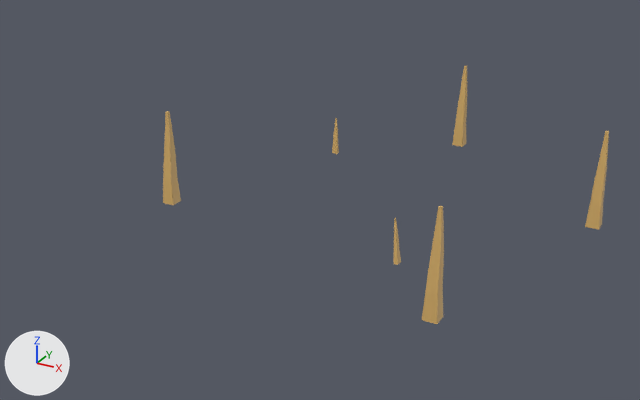
Before and after pictures for a commit that changed the OBJ model Beadandó/assets/models/trees.obj.
Camera for both pictures: a 50 mm lens placed at (30.5, -70.0, 33.4), pointed at (-4.9, -5.7, 1.2). Lighting does not change. The marker at lower left points along +X, +Y and +Z. Where no turn or scale is listed for an object, it has been applied to the vertices.
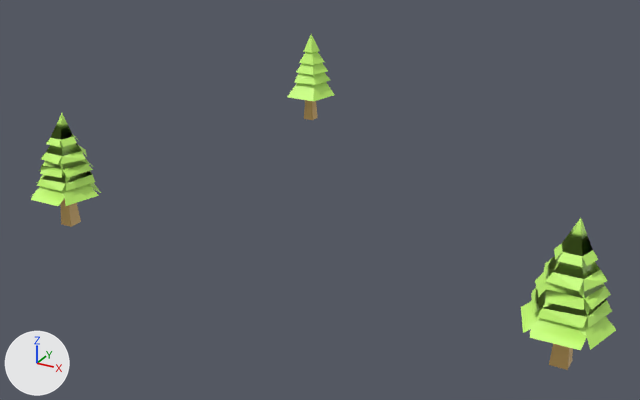
Edits to the bpy script that builds the scene:
```text
Add mat_material_161:
    mat_material_161 = principled_material('Material.161')
    mat_material_161.base_color = (0.568, 1.0, 0.165)  # green #c7ff71
Add mat_material_160:
    mat_material_160 = principled_material('Material.160')
    mat_material_160.base_color = (0.568, 1.0, 0.165)  # green #c7ff71
Add mat_material_159:
    mat_material_159 = principled_material('Material.159')
    mat_material_159.base_color = (0.568, 1.0, 0.165)  # green #c7ff71
Change me_cube_001:
    where me_cube_001.from_pydata(...)  # 24 vertices, 44 faces; spans x -0.83..0.37, y 16.88..18.08, z 0.0..8.71
    used by ob_cube_001; location = (0.0, 0.0, 0.0)
    me_cube_001 part 1: the whole mesh is moved by (-18.64, 0.0, 0.0)
Change me_cube_005:
    where me_cube_005.from_pydata(...)  # 24 vertices, 44 faces; spans x 16.91..18.11, y 2.87..4.07, z 0.0..8.71
    used by ob_cube_005; location = (0.0, 0.0, 0.0)
    me_cube_005 part 2: the whole mesh is moved by (-40.62, -21.69, 0.0)
Change me_cube_010:
    where me_cube_010.from_pydata(...)  # 24 vertices, 44 faces; spans x 10.43..11.63, y -18.45..-17.25, z 0.0..8.71
    used by ob_cube_010; location = (0.0, 0.0, 0.0)
    me_cube_010 part 3: the whole mesh is moved by (9.81, -2.51, 0.9)
Add me_cone_004:
    me_cone_004.from_pydata(...)  # 96 vertices, 138 faces; spans x -26.11..-20.06, y -21.08..-15.26, z 3.04..10.1
    me_cone_004.materials.append(mat_material_161)  # green #c7ff71
Add me_cone_002:
    me_cone_002.from_pydata(...)  # 96 vertices, 138 faces; spans x 17.8..23.85, y -23.23..-17.41, z 3.94..11.0
    me_cone_002.materials.append(mat_material_160)  # green #c7ff71
Add me_cone:
    me_cone.from_pydata(...)  # 46 vertices, 88 faces; spans x -21.7..-16.1, y 14.88..20.26, z 3.02..10.1
    me_cone.materials.append(mat_material_159)  # green #c7ff71
Remove ob_cube_004:
    ob_cube_004 = bpy.data.objects.new('Cube.004', me_cube_004)
    ob_cube_004.location = (0.0, 0.0, 0.0)
Remove ob_cube_009:
    ob_cube_009 = bpy.data.objects.new('Cube.009', me_cube_009)
    ob_cube_009.location = (0.0, 0.0, 0.0)
Remove ob_cube_011:
    ob_cube_011 = bpy.data.objects.new('Cube.011', me_cube_011)
    ob_cube_011.location = (0.0, 0.0, 0.0)
Add ob_cone_004:
    ob_cone_004 = bpy.data.objects.new('Cone.004', me_cone_004)
    ob_cone_004.location = (0.0, 0.0, 0.0)
Add ob_cone_002:
    ob_cone_002 = bpy.data.objects.new('Cone.002', me_cone_002)
    ob_cone_002.location = (0.0, 0.0, 0.0)
Add ob_cone:
    ob_cone = bpy.data.objects.new('Cone', me_cone)
    ob_cone.location = (0.0, 0.0, 0.0)
```

Boxes (x1, y1, x2, y2) around the edits, measured in the pictures (640 x 400 px):
'Cone.002', added (green): after (521, 218, 616, 351)
'Cone.004', added (green): after (31, 113, 101, 206)
'Cube.010', mesh moved: before (422, 206, 444, 324); after (549, 344, 573, 370)
'Cone', added (green): after (288, 34, 334, 101)
'Cube.005', mesh moved: before (585, 130, 609, 230); after (60, 198, 81, 227)
'Cube.004', deleted: before (163, 111, 181, 205)
'Cube.001', mesh moved: before (452, 66, 467, 147); after (304, 100, 318, 120)
'Cube.009', deleted: before (394, 218, 401, 265)
'Cube.011', deleted: before (332, 118, 339, 154)
